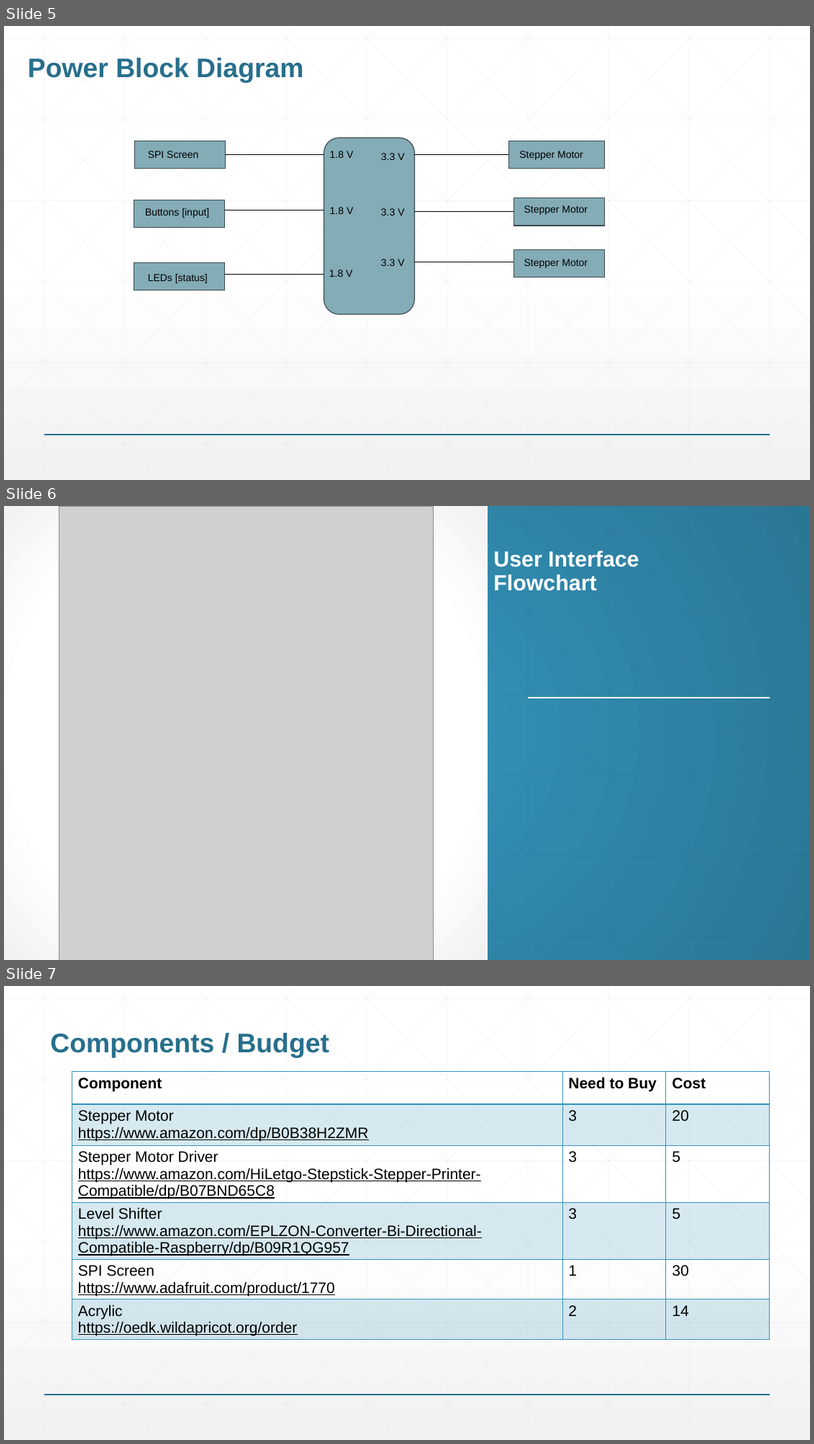
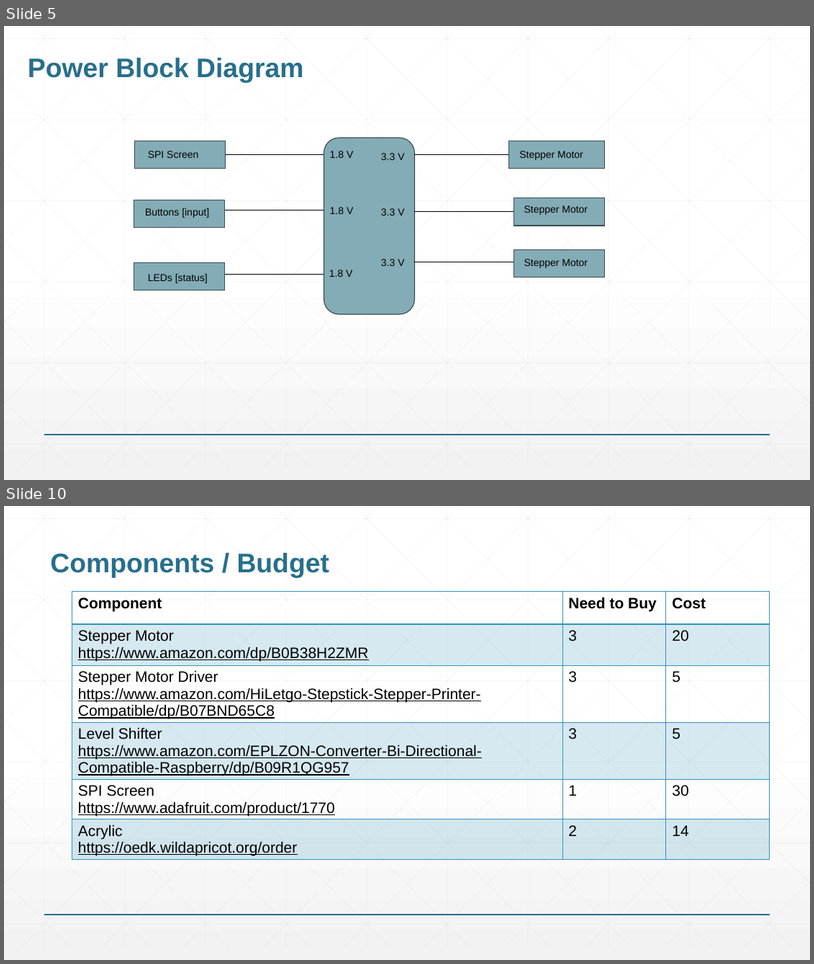
Before and after one commit to Petertiz1/ENGI301, a slide deck: project_01/docs/Tizora_ENGI301_project_01_proposal (4).pptx. Shown one above the other, each under a label of ours: slides 5, 6 and 7 before the commit, slides 5 and 10 after it; the slides between them are not shown. The pictures are 814x1444 and 814x964 pixels, drawn with LibreOffice and Linux fonts; fonts in the diff are those of the drawing; grey boxes stand for pictures. Boxes give left, top, right and bottom in pixels: in the first picture for what was removed or moved away, otherwise in the second. Text is boxed around its words. In the diff, an @@ line names an element or a change of style, - is before the commit and + after.

```diff
--- a/project_01/docs/Tizora_ENGI301_project_01_proposal (4).pptx
+++ b/project_01/docs/Tizora_ENGI301_project_01_proposal (4).pptx
@@ slide 6 removed at bbox=[4, 506, 810, 960], background gradient #3494BA to #2A7695 @@
@@ rectangle removed at bbox=[4, 506, 488, 960] @@
@@ picture removed at bbox=[59, 506, 434, 960] @@
@@ title removed at bbox=[494, 551, 639, 591] @@
-User Interface Flowchart
@@ line removed from (528, 698) to (771, 698) @@
@@ group removed at bbox=[4, 506, 810, 960]: 46 lines @@
@@ what was slide 7 is now slide 10 @@
```
Also in this commit, not shown: 4 slides added.
